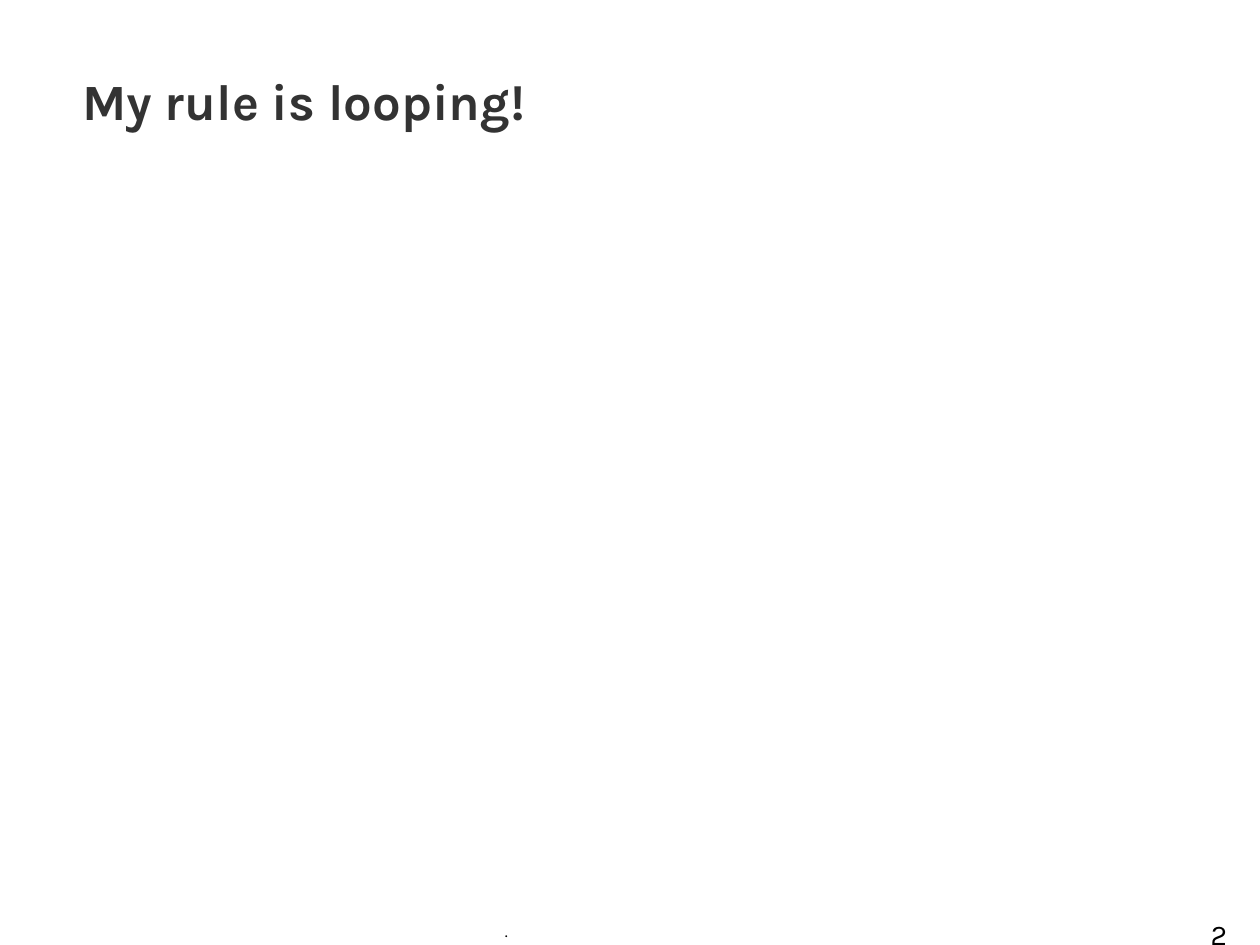
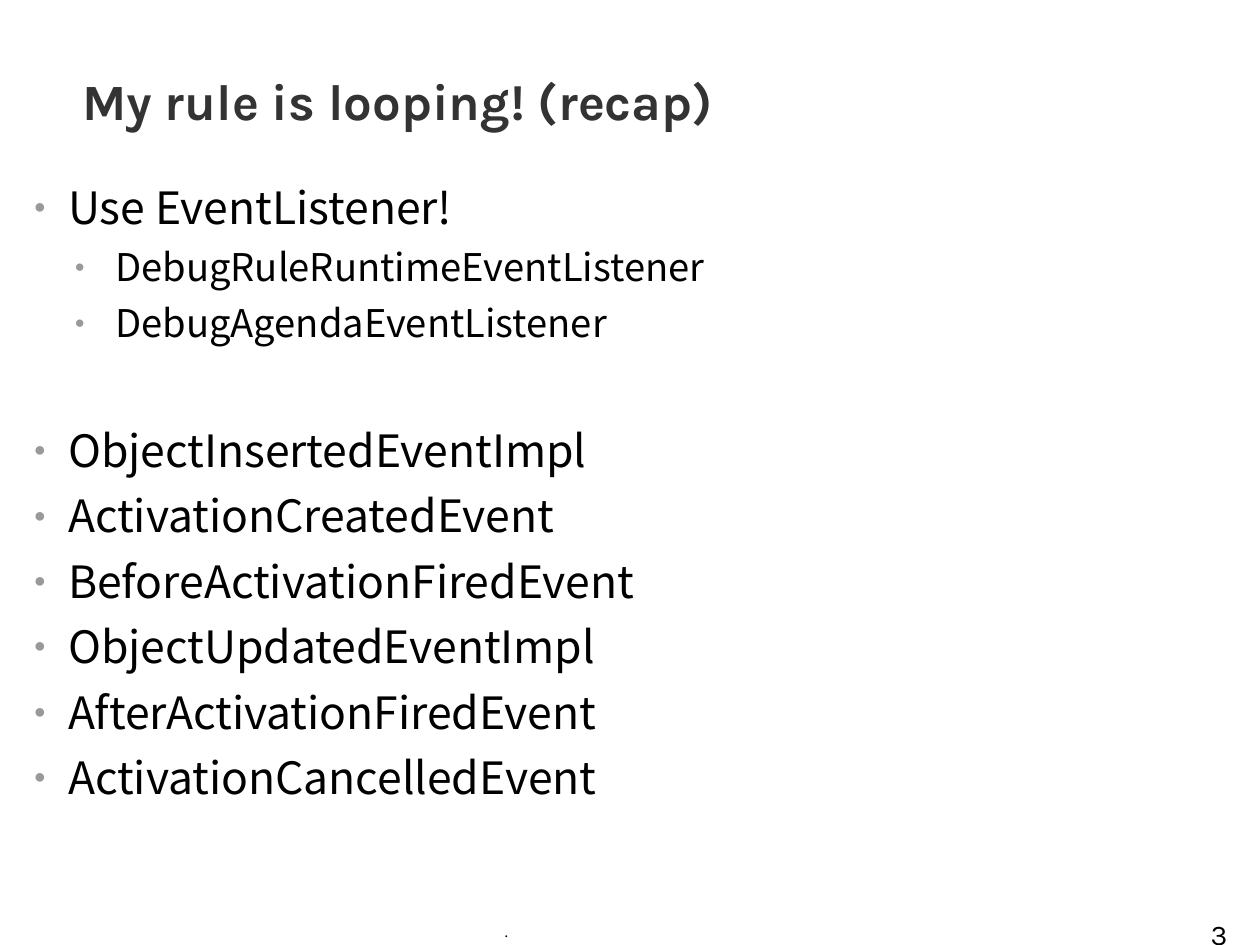
Before and after one commit to tkobayas/kie-live, a slide deck: slide 3 of 2021_Drools_trouble_shooting.odp (slide 2 before the commit). Drawn at 1260x945 pixels with LibreOffice and Linux fonts; fonts in the diff are those of the drawing; background and template pictures are left out. Boxes give left, top, right and bottom in pixels: in the first picture for what was removed or moved away, otherwise in the second. Text is boxed around its words. In the diff, an @@ line names an element or a change of style, - is before the commit and + after.

Commit message:
presentation wip

```diff
--- a/2021_Drools_trouble_shooting.odp
+++ b/2021_Drools_trouble_shooting.odp
@@ title at box(82, 82, 713, 132): text changed @@
-My rule is looping!
+My rule is looping! (recap)
@@ text added at box(68, 189, 704, 795), 28 pt, text #000000 @@
+● Use EventListener!
+  ● DebugRuleRuntimeEventListener
+  ● DebugAgendaEventListener
+● ObjectInsertedEventImpl
+● ActivationCreatedEvent
+● BeforeActivationFiredEvent
+● ObjectUpdatedEventImpl
+● AfterActivationFiredEvent
+● ActivationCancelledEvent
@@ page number at box(1193, 900, 1247, 945): text changed @@
-2
+3
```
Also in this commit, not shown: 4 other slides changed, 11 slides added, 1 slide removed, 8 other files.
